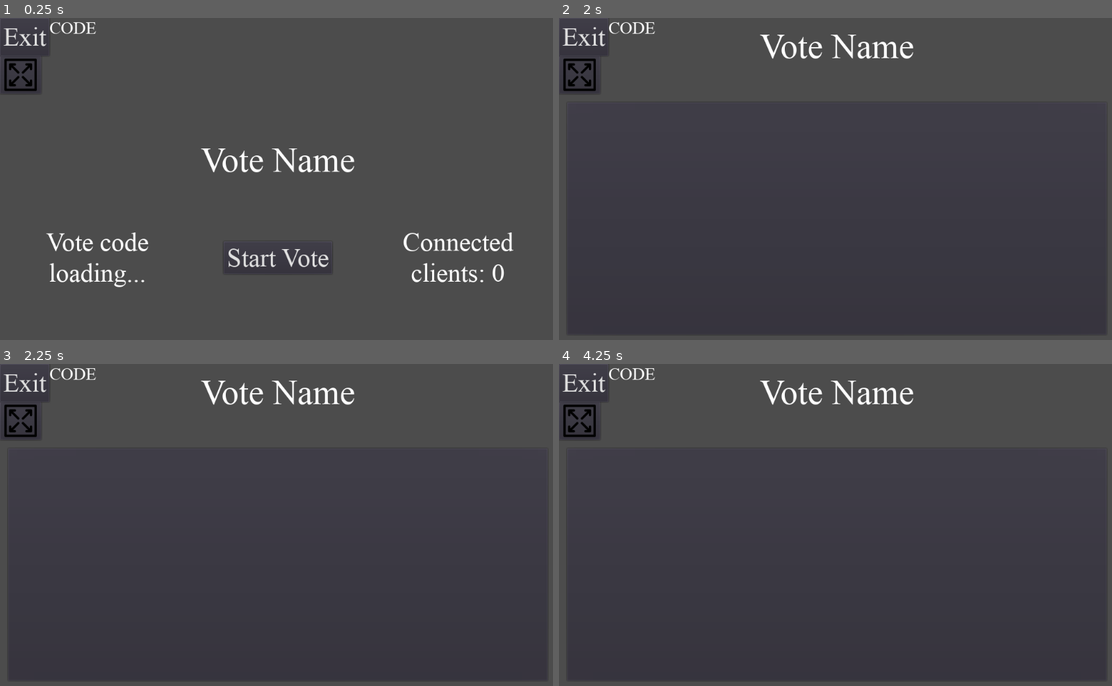
Above: before the commit, frames 1-4 (two rows, left to right).
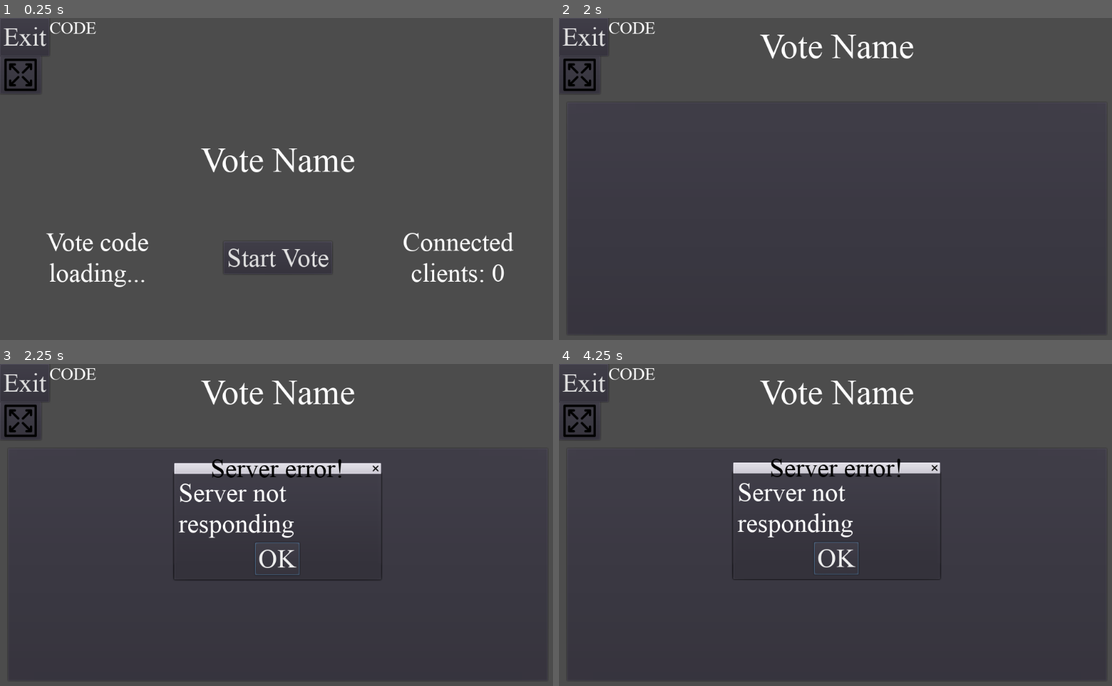
Above: after the commit, the same moments.

Repository: muckas/live-voter-client
Game: Godot game, scene res://scenes/VoteHoster.tscn
Two runs of this game, one before a commit and one after it. Both use one fixed random seed, a clock stepped at 60 frames per second and the inputs below. This scene is started directly instead of the project's main scene.
Inputs (mouse positions are in pixels of both pictures, inside the frame that each line leads up to):
- Up to frame 1 (0.25 s): no input
- Up to frame 2 (2 s): click "Start Vote" at 0.5 s; tap Enter at 1.25 s
- Up to frame 3 (2.25 s): tap Space at 2 s
- Up to frame 4 (4.25 s): click (835, 560) at 2.75 s, where only the run after the commit has a clickable "OK"; tap Enter at 3.5 s

Frames 1-2 are identical in both runs. In frame 3, 2.6% of the frame differs, in the area x 31-70%, y 29-68%; in frame 4, 2.5%.
Error in both runs: Invalid get index 'vote_name' (on base: 'Dictionary'). (res://scenes/VoteHoster.gd:35)

Commit message:
Display vote clients

Diff:
--- a/scenes/VoteHoster.gd
+++ b/scenes/VoteHoster.gd
@@ -316,3 +316,40 @@
 	vote_page_container.visible = false
 	voting_info_box.visible = false
 	results_tab_container.visible = true
+
+func _on_VoteInfoTimer_timeout() -> void:
+	var query:String = JSON.print(
+			{
+				"id": Global.client_id,
+			}
+		)
+	var headers:PoolStringArray = ["Content-Type: application/json"]
+	var endpoint:String = "/get-active-vote/" + Global.active_vote_code
+	var request_url:String = Global.server_url + ":" + String(Global.server_port) + endpoint
+	var http:HTTPRequest = HTTPRequest.new()
+	self.add_child(http)
+	http.connect("request_completed", self, "_on_vote_info_request_completed")
+	http.request(request_url, headers, true, HTTPClient.METHOD_POST, query)
+
+func _on_vote_info_request_completed(
+	_result:int, _response_code:int, _headers:PoolStringArray, body:PoolByteArray
+	) -> void:
+	var json:JSONParseResult = JSON.parse(body.get_string_from_utf8())
+	if json.result:
+		var response:Dictionary = json.result
+		if response["error"] == "OK":
+			_update_vote_info(response["data"])
+		else:
+			_error(response["message"])
+	else:
+		_error("Server not responding")
+
+func _update_vote_info(vote_data:Dictionary) -> void:
+	match vote_data["state"]:
+		"intro":
+			client_count_label.text = "Connected clients: " + String(vote_data["client_count"])
+		"voting":
+			var total_votes:int = 0
+			for item_id in vote_data["vote_items"]:
+				total_votes += vote_data["vote_items"][item_id]["item_votes"]
+			voting_info_label.text = "Voting... " + String(total_votes) + "/" + String(vote_data["client_count"])
--- a/scenes/VoteHoster.tscn
+++ b/scenes/VoteHoster.tscn
@@ -26,7 +26,11 @@
 vote_page_scene = ExtResource( 4 )
 
 [node name="KeepAliveTimer" type="Timer" parent="."]
-wait_time = 60.0
+wait_time = 30.0
+
+[node name="VoteInfoTimer" type="Timer" parent="."]
+wait_time = 2.0
+autostart = true
 
 [node name="HosterVBox" type="VBoxContainer" parent="."]
 margin_right = 1024.0
@@ -173,6 +177,7 @@
 dialog_text = "Stop the vote and exit?"
 
 [connection signal="timeout" from="KeepAliveTimer" to="." method="_on_KeepAliveTimer_timeout"]
+[connection signal="timeout" from="VoteInfoTimer" to="." method="_on_VoteInfoTimer_timeout"]
 [connection signal="pressed" from="HosterVBox/IntroContainer/IntroInfoContainer/StartVoteButton" to="." method="_on_StartVoteButton_pressed"]
 [connection signal="pressed" from="HosterVBox/VotingInfoVBox/FinishVoteButton" to="." method="_on_FinishVoteButton_pressed"]
 [connection signal="pressed" from="HosterVBox/VotingInfoVBox/RetryVoteButton" to="." method="_on_finished_presenting"]
